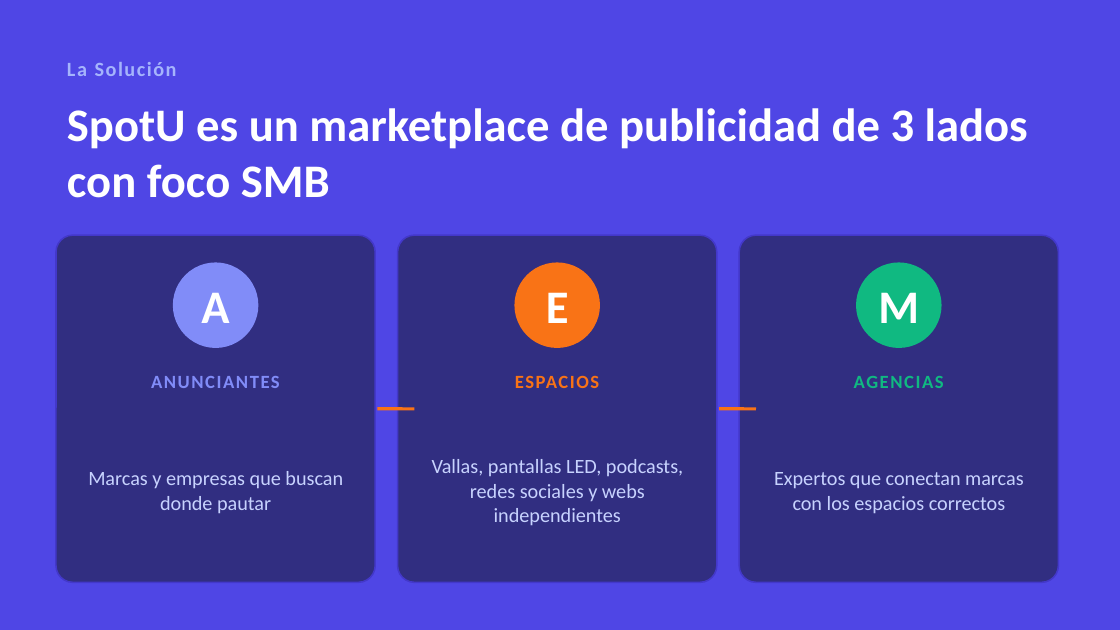
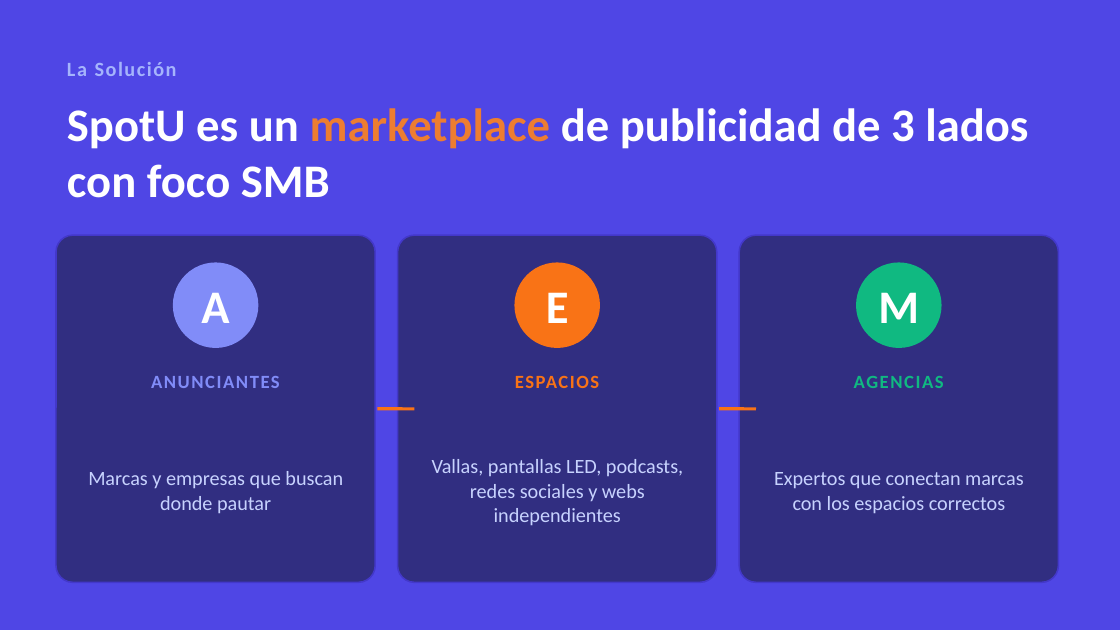
Before and after one commit to SpotU-online-org/spotu-webapp, a slide deck: slide 3 of docs/partners/SpotU_Presentacion.pptx. Drawn at 1120x630 pixels with LibreOffice and Linux fonts; fonts in the diff are those of the drawing. Boxes give left, top, right and bottom in pixels: in the first picture for what was removed or moved away, otherwise in the second. Text is boxed around its words. In the diff, an @@ line names an element or a change of style, - is before the commit and + after.

```diff
--- a/docs/partners/SpotU_Presentacion.pptx
+++ b/docs/partners/SpotU_Presentacion.pptx
@@ text "SpotU es un marketplace de ..." at [67, 108, 1028, 198]: text colour #FFFFFF to #ED7D31 in "marketplace" @@
```
Also in this commit, not shown: 12 other slides changed, 3 other files.
